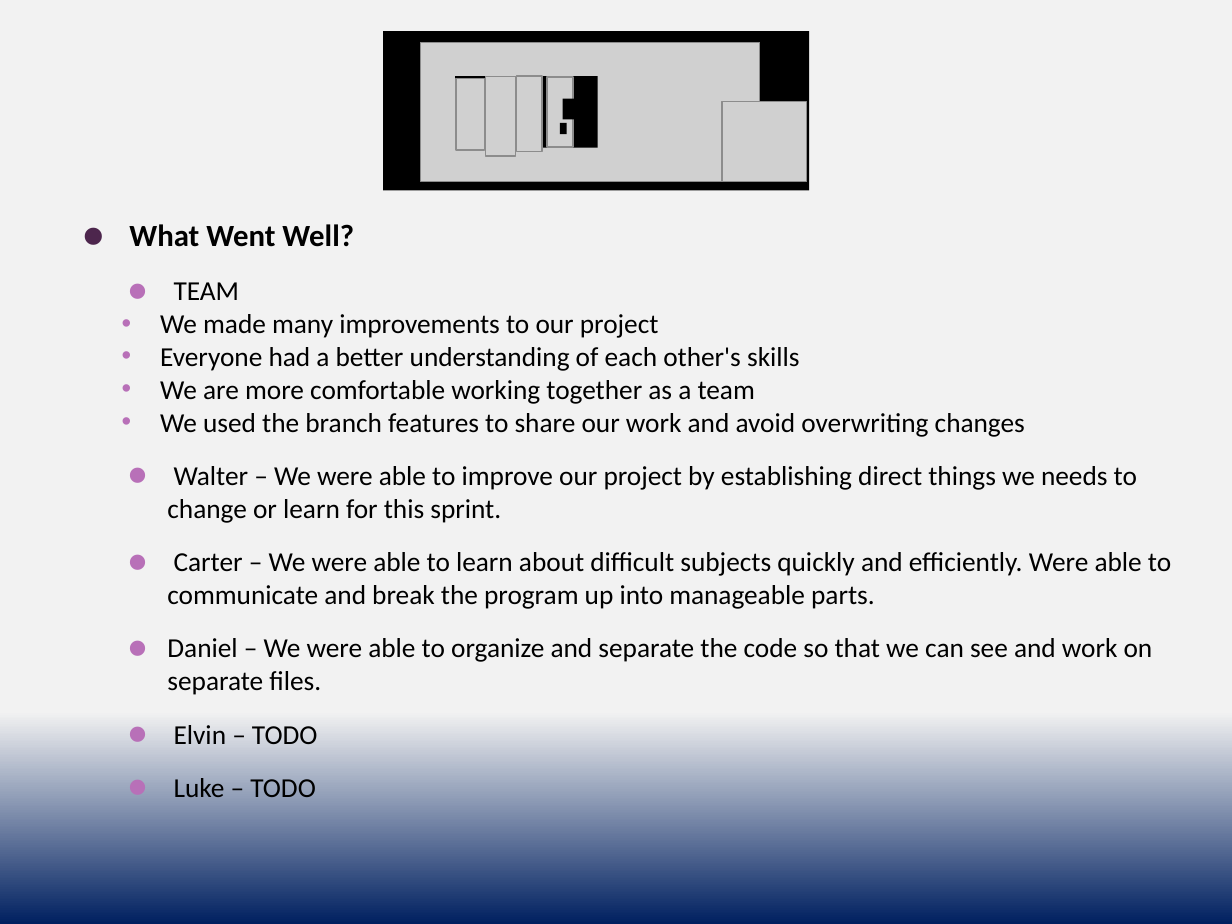
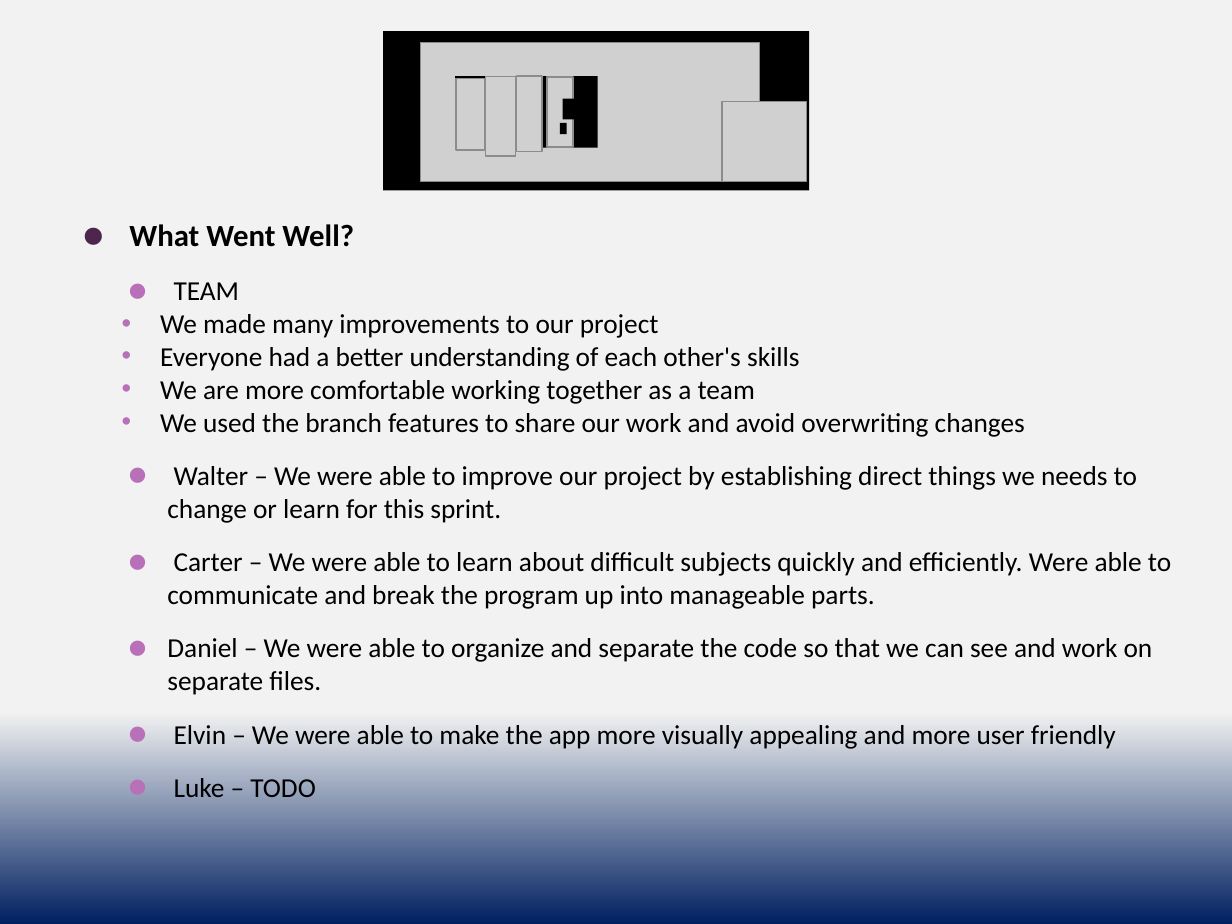
Before and after one commit to cs3398-borgs-bros/JeopardyChamp-Project, a slide deck: slide 1 of docs/Borgs_Retrospective - Sprint 3.pptx. Drawn at 1232x924 pixels with LibreOffice and Linux fonts; fonts in the diff are those of the drawing; grey boxes stand for pictures. Boxes give left, top, right and bottom in pixels: in the first picture for what was removed or moved away, otherwise in the second. Text is boxed around its words. In the diff, an @@ line names an element or a change of style, - is before the commit and + after.

```diff
--- a/docs/Borgs_Retrospective - Sprint 3.pptx
+++ b/docs/Borgs_Retrospective - Sprint 3.pptx
@@ text at [174,725,1116,749]: text changed @@
-    ⚫ Elvin – TODO
+    ⚫ Elvin – We were able to make the app more visually appealing and more user friendly
```
Also in this commit, not shown: 1 other slide changed.
